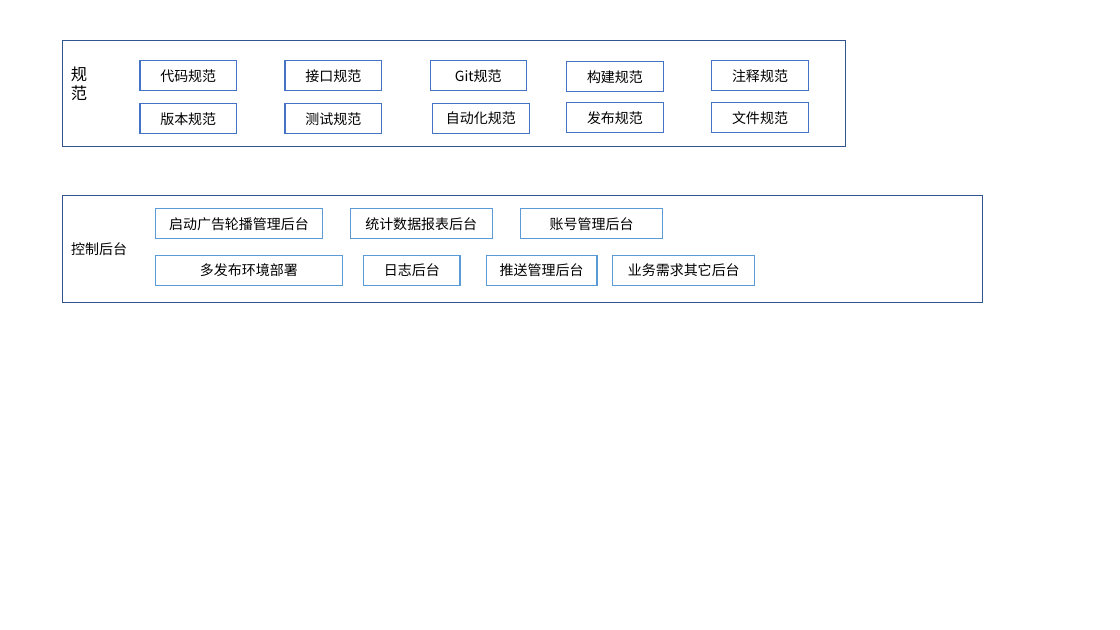
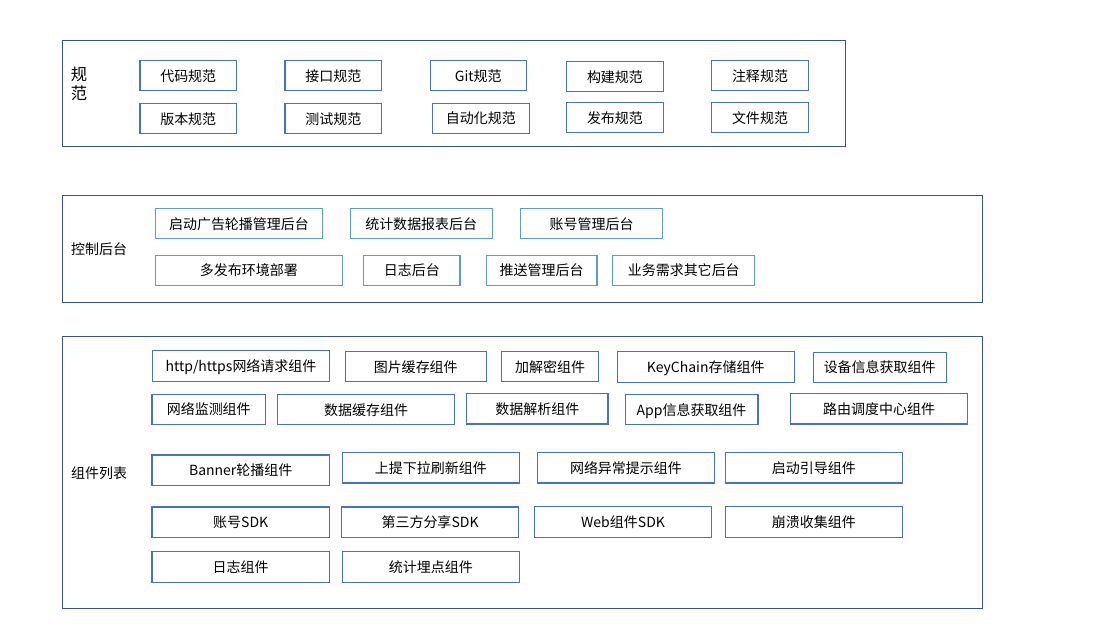
Before and after one commit to LengYi/Note, a slide deck: slide 2 of 其它/微微/架构/iOS架构.pptx. Drawn at 1120x630 pixels with LibreOffice and Linux fonts; fonts in the diff are those of the drawing. Boxes give left, top, right and bottom in pixels: in the first picture for what was removed or moved away, otherwise in the second. Text is boxed around its words. In the diff, an @@ line names an element or a change of style, - is before the commit and + after.

```diff
--- a/其它/微微/架构/iOS架构.pptx
+++ b/其它/微微/架构/iOS架构.pptx
@@ rectangle added at (63, 337, 983, 608), fill #FFFFFF, outline #325491 1 pt, 12 pt, text #000000 @@
+组件列表
@@ rectangle added at (152, 351, 329, 381), fill #FFFFFF, outline #4472C4 1 pt, 12 pt, text #000000 @@
+http/https网络请求组件
@@ rectangle added at (345, 352, 486, 381), fill #FFFFFF, outline #4472C4 1 pt, 12 pt, text #000000 @@
+图片缓存组件
@@ rectangle added at (502, 352, 598, 382), fill #FFFFFF, outline #4472C4 1 pt, 12 pt, text #000000 @@
+加解密组件
@@ rectangle added at (618, 352, 795, 382), fill #FFFFFF, outline #4472C4 1 pt, 12 pt, text #000000 @@
+KeyChain存储组件
@@ rectangle added at (813, 352, 946, 382), fill #FFFFFF, outline #4472C4 1 pt, 12 pt, text #000000 @@
+设备信息获取组件
@@ rectangle added at (152, 394, 266, 424), fill #FFFFFF, outline #4472C4 1 pt, 12 pt, text #000000 @@
+网络监测组件
@@ rectangle added at (277, 394, 455, 424), fill #FFFFFF, outline #4472C4 1 pt, 12 pt, text #000000 @@
+数据缓存组件
@@ rectangle added at (467, 393, 608, 423), fill #FFFFFF, outline #4472C4 1 pt, 12 pt, text #000000 @@
+数据解析组件
@@ rectangle added at (625, 395, 758, 425), fill #FFFFFF, outline #4472C4 1 pt, 12 pt, text #000000 @@
+App信息获取组件
@@ rectangle added at (791, 393, 968, 423), fill #FFFFFF, outline #4472C4 1 pt, 12 pt, text #000000 @@
+路由调度中心组件
@@ rectangle added at (152, 455, 329, 486), fill #FFFFFF, outline #4472C4 1 pt, 12 pt, text #000000 @@
+Banner轮播组件
@@ rectangle added at (342, 453, 519, 483), fill #FFFFFF, outline #4472C4 1 pt, 12 pt, text #000000 @@
+上提下拉刷新组件
@@ rectangle added at (538, 453, 715, 483), fill #FFFFFF, outline #4472C4 1 pt, 12 pt, text #000000 @@
+网络异常提示组件
@@ rectangle added at (725, 453, 902, 483), fill #FFFFFF, outline #4472C4 1 pt, 12 pt, text #000000 @@
+启动引导组件
@@ rectangle added at (152, 507, 329, 538), fill #FFFFFF, outline #4472C4 1 pt, 12 pt, text #000000 @@
+账号SDK
@@ rectangle added at (341, 507, 518, 538), fill #FFFFFF, outline #4472C4 1 pt, 12 pt, text #000000 @@
+第三方分享SDK
@@ rectangle added at (534, 507, 712, 538), fill #FFFFFF, outline #4472C4 1 pt, 12 pt, text #000000 @@
+Web组件SDK
@@ rectangle added at (725, 507, 902, 538), fill #FFFFFF, outline #4472C4 1 pt, 12 pt, text #000000 @@
+崩溃收集组件
@@ rectangle added at (152, 552, 329, 582), fill #FFFFFF, outline #4472C4 1 pt, 12 pt, text #000000 @@
+日志组件
@@ rectangle added at (342, 552, 519, 582), fill #FFFFFF, outline #4472C4 1 pt, 12 pt, text #000000 @@
+统计埋点组件
```
Also in this commit, not shown: 1 other slide changed, 7 other files.
